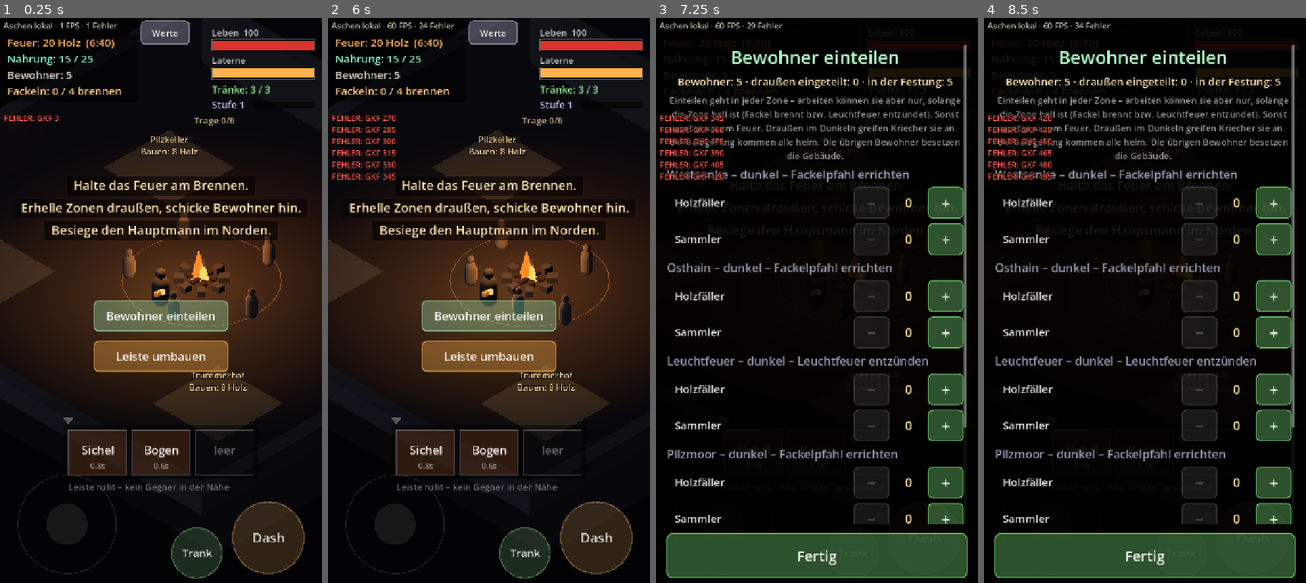
Above: before the commit, frames 1-4 (left to right).
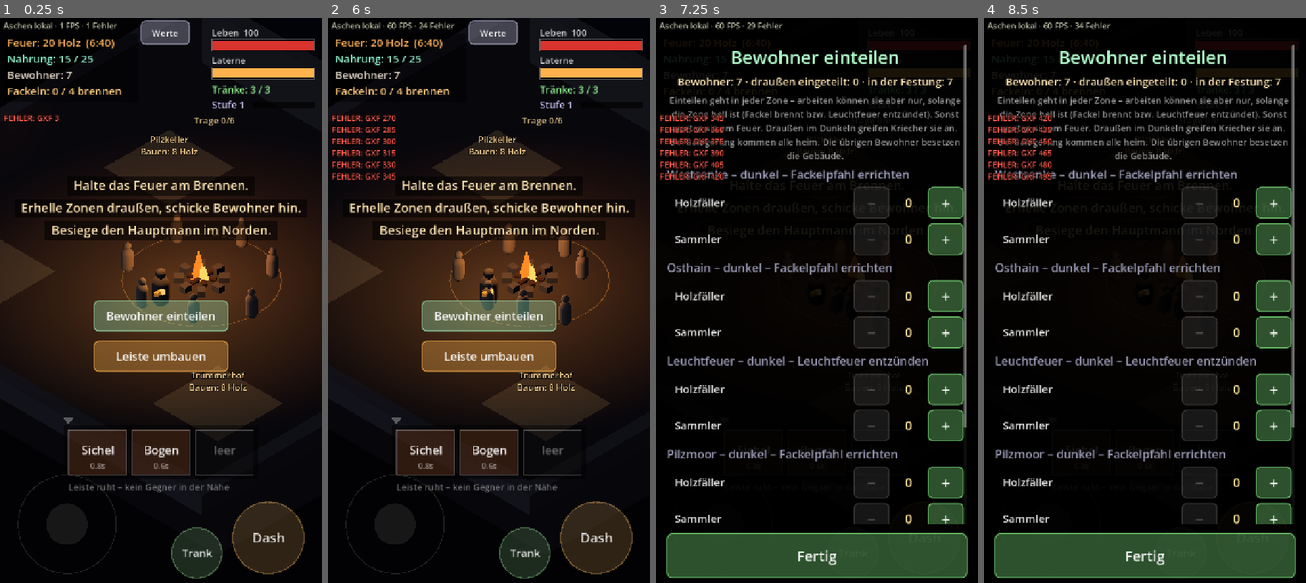
Above: after the commit, the same moments.

Repository: mxbstudio/Ashen
Game: Godot game, scene res://scenes/main.tscn
Two runs of this game, one before a commit and one after it. Both use one fixed random seed, a clock stepped at 60 frames per second and the inputs below.
Inputs:
- Up to frame 1 (0.25 s): no input
- Up to frame 2 (6 s): click "Leiste umbauen" at 0.5 s; click "1 Sichel" at 1.25 s; click "2 Bogen" at 2 s; click "1 Bogen" at 2.75 s; click "2 Sichel" at 3.5 s; click "3 leer" at 4.25 s; click "Feld leeren" at 5 s; click "Fertig" at 5.75 s
- Up to frame 3 (7.25 s): click "Bewohner einteilen" at 6.5 s
- Up to frame 4 (8.5 s): click "+" at 7.25 s; click "−" at 8 s

The runs differ from the first frame. In frame 1, 1.0% of the frame differs, in the area x 20-87%, y 9-55%; in frame 2, 1.1%, in the area x 20-83%, y 9-54%; in frame 3, less than 0.1%; in frame 4, less than 0.1%.

Commit message:
v0.2: mehr Bewohner (7 + Überlebende), Etappe 4: begehbarer Wachturm
Co-Authored-By: Claude Opus 5.5 <noreply@anthropic.com>
Claude-Session: https://claude.ai/code/session_01SBzu791rXorVxCgMuT3STV

Diff:
--- a/scenes/main.tscn
+++ b/scenes/main.tscn
@@ -21,6 +21,7 @@
 [ext_resource type="Script" path="res://scripts/ui/tuning_panel.gd" id="19"]
 [ext_resource type="Script" path="res://scripts/ui/torch_button.gd" id="20"]
 [ext_resource type="Script" path="res://scripts/ui/worker_panel.gd" id="21"]
+[ext_resource type="Script" path="res://scripts/ui/climb_button.gd" id="22"]
 
 [sub_resource type="Environment" id="Env_1"]
 background_mode = 1
@@ -128,6 +129,10 @@
 player = NodePath("../../Player")
 fortress = NodePath("../../Fortress")
 
+[node name="ClimbButton" type="Button" parent="UI" node_paths=PackedStringArray("player")]
+script = ExtResource("22")
+player = NodePath("../../Player")
+
 [node name="TravelButton" type="Button" parent="UI" node_paths=PackedStringArray("player", "beacon")]
 script = ExtResource("18")
 player = NodePath("../../Player")
--- a/scripts/camera_rig.gd
+++ b/scripts/camera_rig.gd
@@ -26,14 +26,21 @@
 		global_position = target.global_position
 
 
+var _tower_k := 0.0                # 0 = normal, 1 = Hüter auf dem Turm (Kamera schaut nach draußen)
+
+
 func _process(delta: float) -> void:
+	var on_tower: bool = target != null and "on_tower" in target and target.on_tower != null
+	_tower_k = move_toward(_tower_k, 1.0 if on_tower else 0.0, delta * 3.0)
 	_update_size()
 	if target:
+		# auf dem Turm: Blick über die Mauer nach Norden (Turmhöhe ausgleichen)
+		var goal: Vector3 = target.global_position + Vector3(0, -target.global_position.y, -7.0 * _tower_k)
 		if Config.camera_follow <= 0.0:
-			global_position = target.global_position
+			global_position = goal
 		else:
 			var w := 1.0 - exp(-Config.camera_follow * delta)
-			global_position = global_position.lerp(target.global_position, w)
+			global_position = global_position.lerp(goal, w)
 
 
 ## Hochformat: feste Breite in Metern. Querformat (z. B. PC): gleiche Zahl als Höhe.
@@ -43,7 +50,7 @@
 		camera.keep_aspect = Camera3D.KEEP_WIDTH
 	else:
 		camera.keep_aspect = Camera3D.KEEP_HEIGHT
-	camera.size = Config.camera_width
+	camera.size = Config.camera_width + 5.0 * _tower_k   # auf dem Turm etwas weiter herauszoomen
 
 
 ## Wandelt eine Bildschirm-Richtung (x rechts, y unten) in eine Bodenrichtung um.
--- a/scripts/combat.gd
+++ b/scripts/combat.gd
@@ -43,7 +43,7 @@
 
 
 func enemy_near() -> bool:
-	return nearest_enemy(Config.combat_range) != null
+	return nearest_enemy(Config.combat_range + player.range_bonus()) != null
 
 
 func _lvl(id: String) -> int:
@@ -118,7 +118,7 @@
 
 ## Geschoss auf den nächsten Gegner (Pfeil oder Glut).
 func _shoot(damage: float, heal: Dictionary, burning: bool) -> void:
-	var target := nearest_enemy(Config.bow_range)
+	var target := nearest_enemy(Config.bow_range + player.range_bonus())
 	if target == null:
 		return
 	var arrow := Node3D.new()
--- a/scripts/config.gd
+++ b/scripts/config.gd
@@ -31,8 +31,11 @@
 var fire_light_radius := 10.0      # m Lichtkreis des Feuers
 var fire_refill_range := 3.5       # m – so nah ran, um die Laterne aufzufüllen
 var food_start := 15
-var food_seconds_per_person := 60.0
-var residents_start := 5
+var food_seconds_per_person := 75.0 # (v0.1: 60)
+var residents_start := 7          # (v0.1: 5)
+var survivor_interval := 240.0     # s – so oft findet ein Überlebender das Licht (+1 Bewohner)
+var residents_max := 12            # mehr Bewohner kommen nicht dazu
+var survivor_min_food := 3         # nur wenn mindestens so viel Nahrung da ist
 var scrapyard_seconds_per_wood := 45.0   # Trümmerhof
 var mushroom_seconds_per_food := 40.0    # Pilzkeller
 var starve_seconds := 30.0         # ohne Nahrung stirbt alle 30 s ein Bewohner
@@ -53,6 +56,8 @@
 var tower_damage_per_level := 0.5  # Wachturm: +50 % Schaden je Stufe
 var tower_range_per_level := 3.0   # m mehr Reichweite je Stufe
 var tower_interval_per_level := 0.8 # Schussabstand × 0,8 je Stufe (schneller)
+var tower_climb_range := 5.0       # m mehr Reichweite, wenn der Hüter auf dem Turm steht
+var tower_climb_range_per_level := 2.0  # m zusätzlich je Turmstufe über 1
 
 # --- Sammeln ----------------------------------------------------------------
 var gather_seconds := 1.2          # s pro Einheit, solange man neben der Fundstelle steht (v0.1: 0,6)
--- a/scripts/fortress/building.gd
+++ b/scripts/fortress/building.gd
@@ -206,6 +206,16 @@
 	return m
 
 
+## Wachturm: Standplatz oben auf dem Dach (für den Hüter).
+func top_position() -> Vector3:
+	return global_position + Vector3(0, 4.4, 0)
+
+
+## Wachturm: so viel weiter reicht der Hüter, wenn er oben steht.
+func climb_range_bonus() -> float:
+	return Config.tower_climb_range + Config.tower_climb_range_per_level * (level - 1)
+
+
 ## Stelle, an der Bewohner arbeiten und der Hüter verbessern kann (vor dem Gebäude, Richtung Feuer).
 func work_spot() -> Vector3:
 	var to_center := -global_position
--- a/scripts/fortress/fortress.gd
+++ b/scripts/fortress/fortress.gd
@@ -18,6 +18,7 @@
 var _burn_acc := 0.0
 var _eat_acc := 0.0
 var _starve_acc := 0.0
+var _survivor_acc := 0.0
 var _tick := 0.0
 var _fire_dead := false
 
@@ -30,13 +31,18 @@
 		if c.is_in_group("buildings") or c.has_method("build"):
 			buildings.append(c)
 	for i in Config.residents_start:
-		var r := Node3D.new()
-		r.set_script(ResidentScript)
-		add_child(r)
 		var a := TAU * i / Config.residents_start
-		r.position = Vector3(cos(a), 0, sin(a)) * 3.5
-		residents.append(r)
-	_assign_jobs()
+		_add_resident(Vector3(cos(a), 0, sin(a)) * 3.5)
+	_assign_jobs()
+
+
+func _add_resident(pos: Vector3) -> Node3D:
+	var r := Node3D.new()
+	r.set_script(ResidentScript)
+	add_child(r)
+	r.position = pos
+	residents.append(r)
+	return r
 
 
 func wood_cap() -> int:
@@ -106,6 +112,15 @@
 				kill_resident("Ein Bewohner ist verhungert.")
 		else:
 			_starve_acc = 0.0
+	# Überlebende finden das Licht
+	_survivor_acc += dt
+	while _survivor_acc >= Config.survivor_interval:
+		_survivor_acc -= Config.survivor_interval
+		if residents.size() < Config.residents_max and food >= Config.survivor_min_food:
+			_add_resident(Vector3(0, 0, -9.5))   # kommt durchs Tor herein
+			_assign_jobs()
+			Sfx.play("pickup", 0.0, 0.0)
+			message.emit("Ein Überlebender hat das Licht gefunden (+1 Bewohner)")
 
 
 ## Ein Bewohner stirbt. victim = null -> bevorzugt einer ohne Arbeit, sonst der letzte.
--- a/scripts/player.gd
+++ b/scripts/player.gd
@@ -29,6 +29,7 @@
 var carry := {"wood": 0, "food": 0}   # Inhalt der Trage
 var _gather_t := 0.0
 var _full_warned := false
+var on_tower: Node3D = null        # Wachturm, auf dem er gerade steht (oder null)
 
 
 func _ready() -> void:
@@ -102,7 +103,33 @@
 	num.global_position = global_position + Vector3(0, 2.4, 0)
 
 
+## Turm besteigen: oben stehen, nicht laufen, mit mehr Reichweite schießen.
+func climb(tower: Node3D) -> void:
+	on_tower = tower
+	skill_bar.interrupt()
+	velocity = Vector3.ZERO
+	global_position = tower.top_position()
+	Sfx.play("gate", -4.0)
+
+
+## Vom Turm herabsteigen: unten vor dem Turm abstellen.
+func descend() -> void:
+	if on_tower == null:
+		return
+	var spot: Vector3 = on_tower.work_spot()
+	on_tower = null
+	skill_bar.interrupt()
+	global_position = spot
+	Sfx.play("gate", -4.0)
+
+
+## Zusätzliche Reichweite (auf dem Turm).
+func range_bonus() -> float:
+	return on_tower.climb_range_bonus() if on_tower else 0.0
+
+
 func _die() -> void:
+	on_tower = null
 	health = 0.0
 	dead_timer = Config.respawn_delay
 	Sfx.play("death", 0.0, 0.0)
@@ -112,6 +139,7 @@
 
 
 func _respawn() -> void:
+	on_tower = null
 	health = Config.player_max_health
 	potions = Config.potions_start
 	lantern.fuel = Config.lantern_burn_time
@@ -140,9 +168,12 @@
 		if Config.potions_refill_at_fire:
 			potions = Config.potions_start
 		_unload()
-	_gather(delta)
 	if Input.is_action_just_pressed("potion"):
 		drink_potion()
+	if on_tower:
+		_tower_step(delta)
+		return
+	_gather(delta)
 
 	var input := Input.get_vector("move_left", "move_right", "move_up", "move_down")
 	var move := Vector3.ZERO
@@ -177,7 +208,18 @@
 	DebugOverlay.watch("Stufe", "%d (EP %d/%d)" % [level, xp, xp_for_next_level()])
 
 
+## Auf dem Turm: steht oben fest, dreht sich zum nächsten Gegner.
+func _tower_step(delta: float) -> void:
+	velocity = Vector3.ZERO
+	global_position = on_tower.top_position()
+	face_nearest_enemy()
+	var target_angle := atan2(facing.x, facing.z)
+	model.rotation.y = lerp_angle(model.rotation.y, target_angle, 1.0 - exp(-40.0 * delta))
+
+
 func try_dash() -> void:
+	if on_tower:
+		return   # auf dem Turm kein Dash
 	if _dash_cd > 0.0 or _dash_time > 0.0:
 		return
 	_dash_dir = facing
@@ -189,7 +231,7 @@
 
 ## Dreht den Hüter zum nächsten Gegner, falls einer in Kampfreichweite ist.
 func face_nearest_enemy() -> void:
-	var e: Node3D = combat.nearest_enemy(Config.combat_range)
+	var e: Node3D = combat.nearest_enemy(Config.combat_range + range_bonus())
 	if e:
 		var to := e.global_position - global_position
 		to.y = 0
--- /dev/null
+++ b/scripts/ui/climb_button.gd
@@ -0,0 +1,52 @@
+## Knopf "Turm besteigen" (vor dem gebauten Wachturm) bzw. "Herabsteigen" (oben auf dem Turm).
+## Oben schießt der Hüter erhöht über die Mauer und reicht weiter – laufen kann er dort nicht.
+extends Button
+
+@export var player: Node3D
+
+var _tower: Node3D = null
+
+
+func _ready() -> void:
+	add_to_group("touch_blockers")
+	focus_mode = Control.FOCUS_NONE
+	custom_minimum_size = Vector2(420, 80)
+	add_theme_font_size_override("font_size", 24)
+	add_theme_stylebox_override("normal", UiStyle.box(Color(0.6, 0.5, 0.9, 0.4), Color(0.8, 0.7, 1.0)))
+	add_theme_stylebox_override("pressed", UiStyle.box(Color(0.6, 0.5, 0.9, 0.8), Color.WHITE, 3))
+	add_theme_stylebox_override("hover", UiStyle.box(Color(0.6, 0.5, 0.9, 0.5), Color(0.8, 0.7, 1.0)))
+	add_theme_stylebox_override("focus", StyleBoxEmpty.new())
+	pressed.connect(_on_pressed)
+	visible = false
+
+
+## Wichtig: Sichtbarkeit nur ändern, wenn nötig – sonst geht ein Fingertipp verloren.
+func _process(_delta: float) -> void:
+	var show := false
+	_tower = null
+	if player.is_alive() and not get_tree().paused:
+		if player.on_tower:
+			text = "Herabsteigen"
+			show = true
+		else:
+			for b in get_tree().get_nodes_in_group("buildings"):
+				if b.kind == "tower" and b.built:
+					var spot: Vector3 = b.work_spot()
+					if Vector2(spot.x - player.global_position.x, spot.z - player.global_position.z).length() < 2.2:
+						_tower = b
+						text = "Turm besteigen (+%d m Reichweite)" % int(b.climb_range_bonus())
+						show = true
+	if show:
+		var vp := get_viewport_rect().size
+		size = custom_minimum_size
+		position = Vector2((vp.x - size.x) / 2.0, vp.y - 680.0)
+	if visible != show:
+		visible = show
+
+
+func _on_pressed() -> void:
+	if player.on_tower:
+		player.descend()
+	elif _tower:
+		player.climb(_tower)
+		get_tree().call_group("hud", "toast", "Auf dem Turm: Schießen über die Mauer – Nahkampf reicht nicht hinaus")
--- a/scripts/ui/tuning_panel.gd
+++ b/scripts/ui/tuning_panel.gd
@@ -19,6 +19,9 @@
 	["Fackel: Sekunden pro Holz", "torch_seconds_per_wood", 20, 300, 10, ""],
 	["Fackel: Lichtradius m", "torch_light_radius", 4, 14, 1, ""],
 	["Lichtfresser-Raubzug alle … s", "torch_raid_interval", 15, 240, 15, ""],
+	["Bewohner am Start", "residents_start", 1, 12, 1, "ab Neustart"],
+	["Neuer Bewohner alle … s", "survivor_interval", 60, 900, 30, ""],
+	["Bewohner höchstens", "residents_max", 3, 20, 1, ""],
 	["Bewohner: Leben", "resident_hp", 5, 100, 5, ""],
 	["Arbeiter: Einheiten pro Gang", "worker_carry", 1, 8, 1, ""],
 	["Arbeiter: Sekunden pro Einheit", "worker_gather_seconds", 1, 15, 0.5, ""],
Not shown: 1 places in scenes/main.tscn that only renumber resources
Not shown, added: scripts/ui/climb_button.gd.uid
Not shown, changed: FORTSCHRITT.md
